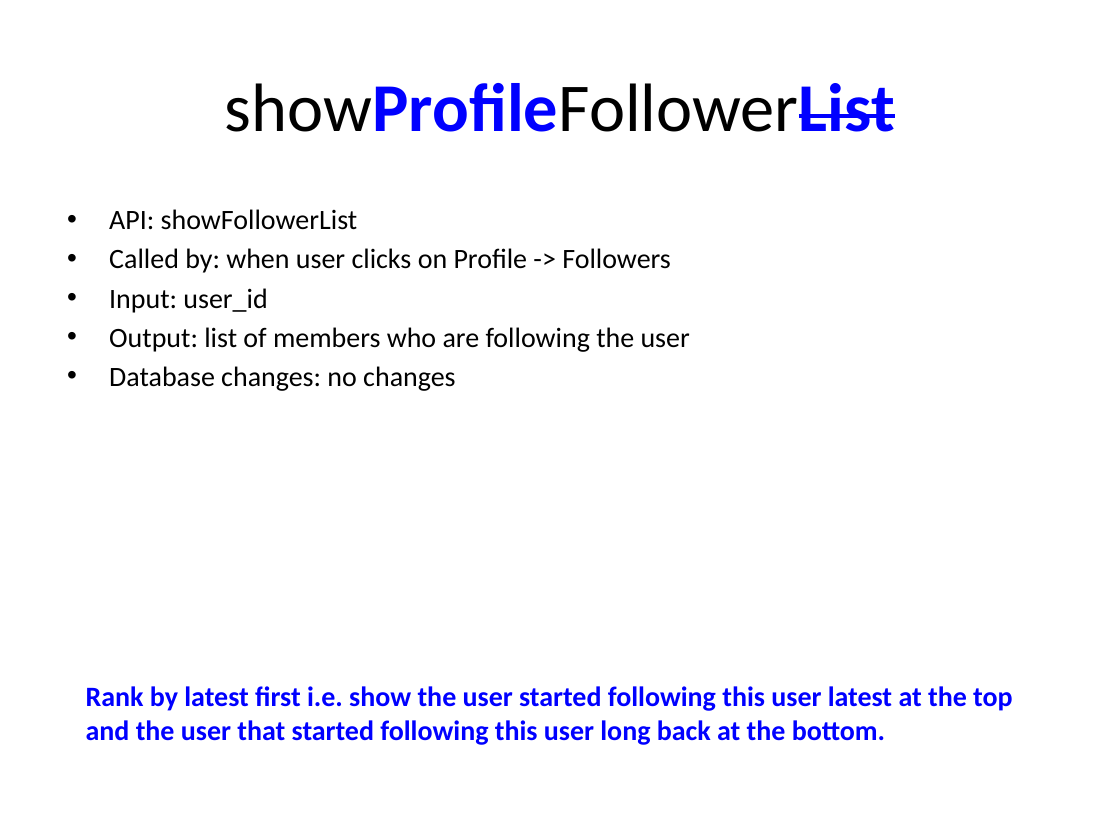
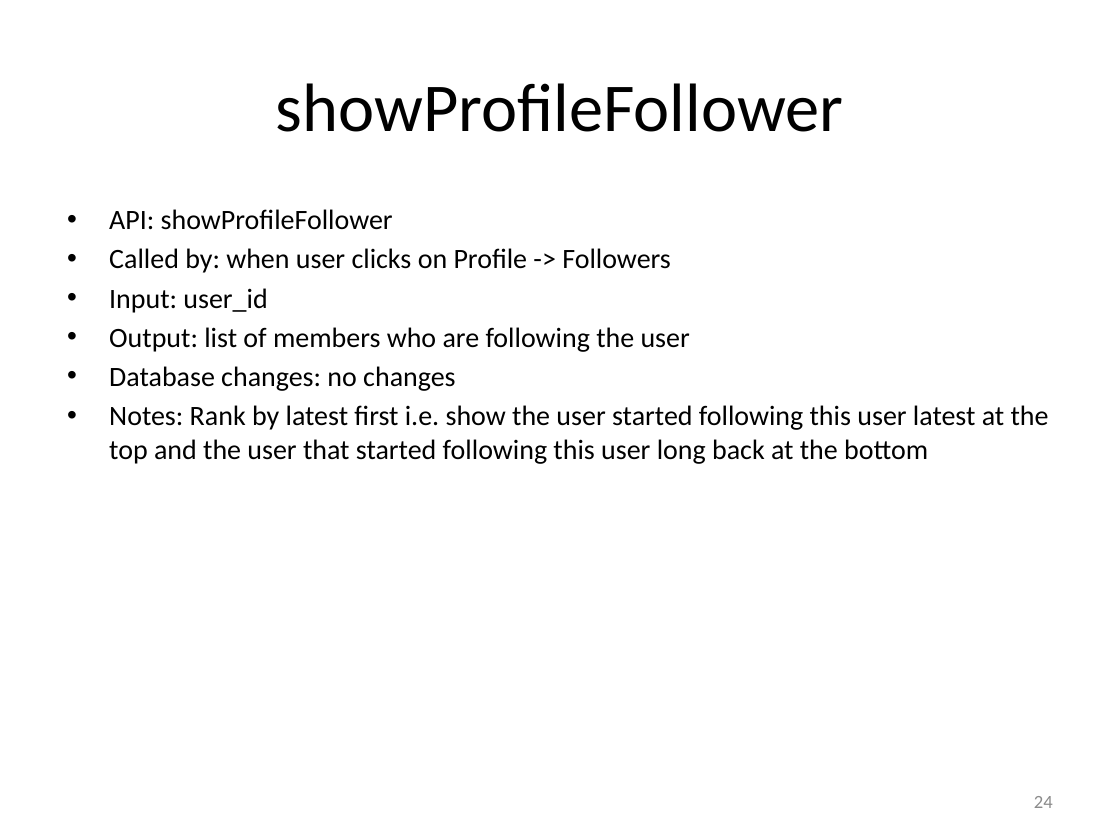
Before and after one commit to catalonia/mob, a slide deck: slide 24 of ws/WS Design Docs/API_Listing.pptx (slide 26 before the commit). Drawn at 1120x840 pixels with LibreOffice and Linux fonts; fonts in the diff are those of the drawing. Boxes give left, top, right and bottom in pixels: in the first picture for what was removed or moved away, otherwise in the second. Text is boxed around its words. In the diff, an @@ line names an element or a change of style, - is before the commit and + after.

```diff
--- a/ws/WS Design Docs/API_Listing.pptx
+++ b/ws/WS Design Docs/API_Listing.pptx
@@ title at (276, 83, 843, 132): text changed @@
-showProfileFollowerList
+showProfileFollower
@@ text at (109, 209, 393, 230): text changed @@
-• API: showFollowerList
+• API: showProfileFollower
@@ text at (109, 405, 1049, 464): paragraph added @@
+• Notes: Rank by latest first i.e. show the user started following this user latest at the top and the user that started following this user long back at the bottom
@@ text removed at (86, 686, 1013, 745) @@
-Rank by latest first i.e. show the user started following this user latest at the top and the user that started following this user long back at the bottom.
@@ page number added at (1034, 796, 1053, 808), 12 pt, text #8C8C8C @@
+24
```
Also in this commit, not shown: 29 other slides changed, 7 slides added, 2 slides removed.
